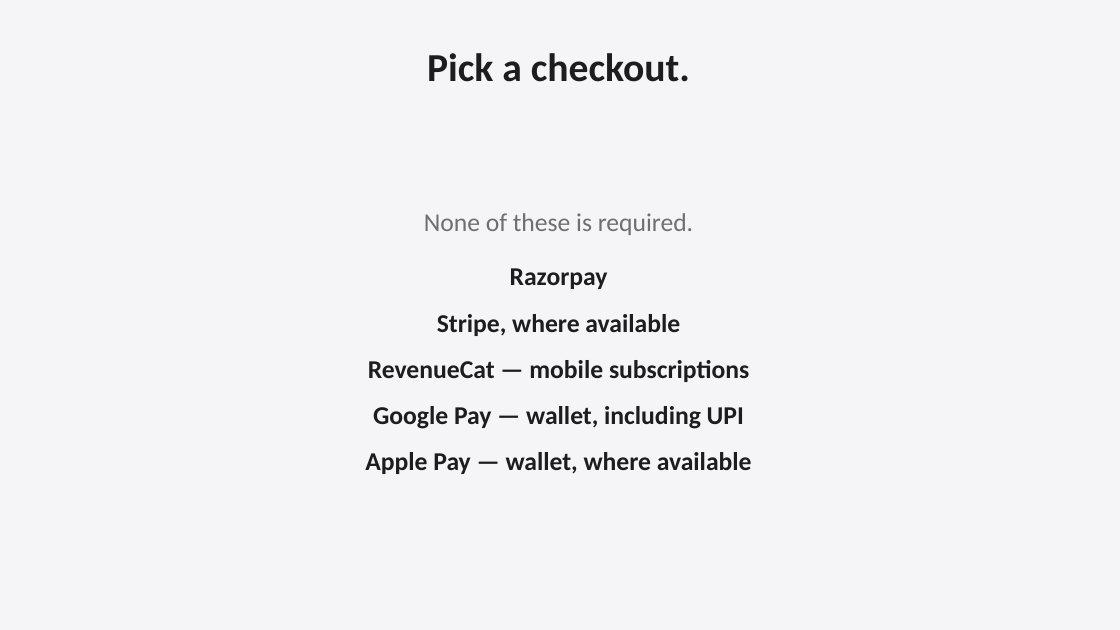
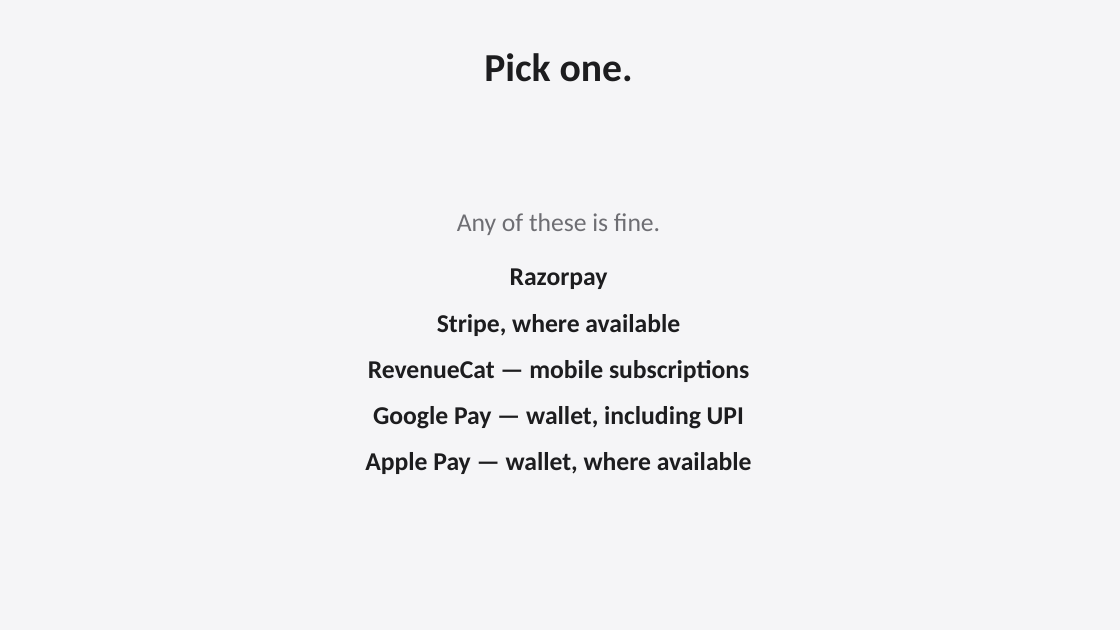
Before and after one commit to shangeethsivan/shangeethsivan.github.io, a slide deck: slide 10 of talks/whats-stopping-us-from-building-great-products-and-monetizing-them/whats-stopping-us-from-building-great-products-and-monetizing-them.pptx. Drawn at 1120x630 pixels with LibreOffice and Linux fonts; fonts in the diff are those of the drawing. Boxes give left, top, right and bottom in pixels: in the first picture for what was removed or moved away, otherwise in the second. Text is boxed around its words. In the diff, an @@ line names an element or a change of style, - is before the commit and + after.

Commit message:
Close the Shipaton deck at twenty-seven slides.
Checkout now says pick one. Startup School sits before the sheet. The DroidCon card and volunteer QR come before Jobs.

```diff
--- a/talks/whats-stopping-us-from-building-great-products-and-monetizing-them/whats-stopping-us-from-building-great-products-and-monetizing-them.pptx
+++ b/talks/whats-stopping-us-from-building-great-products-and-monetizing-them/whats-stopping-us-from-building-great-products-and-monetizing-them.pptx
@@ text at box(484, 53, 633, 82): text changed @@
-Pick a checkout.
+Pick one.
@@ text at box(457, 213, 660, 235): text changed @@
-None of these is required.
+Any of these is fine.
```
Also in this commit, not shown: 2 slides added, 5 other files.
